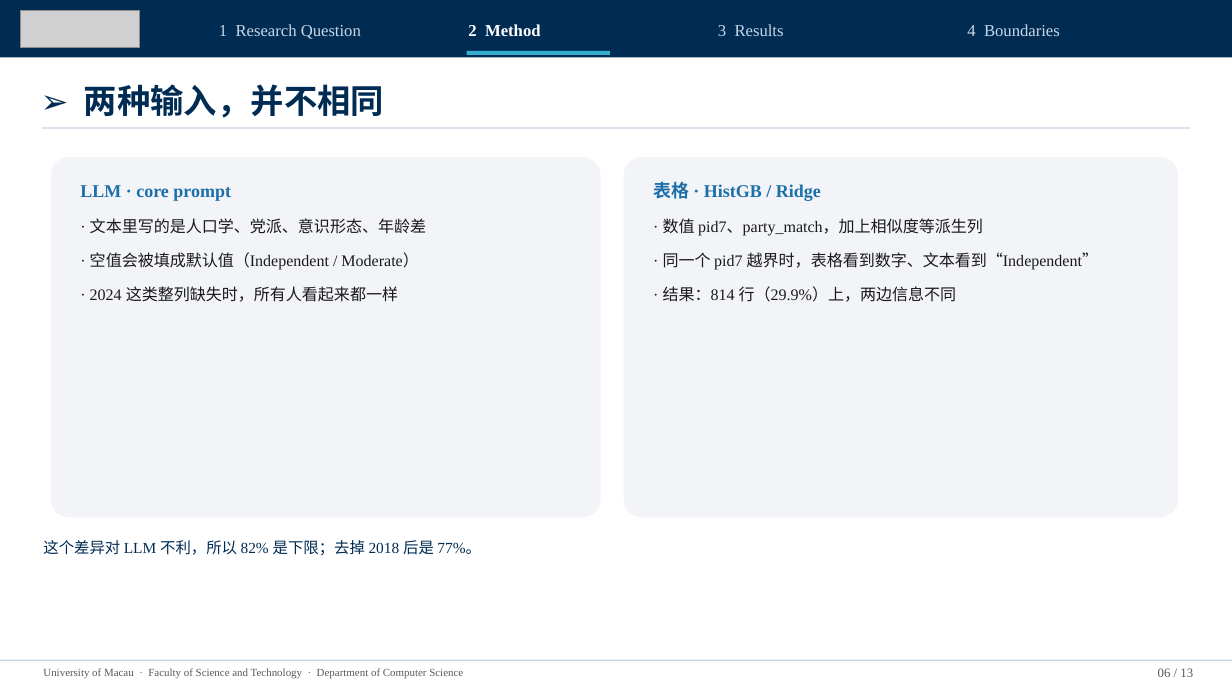
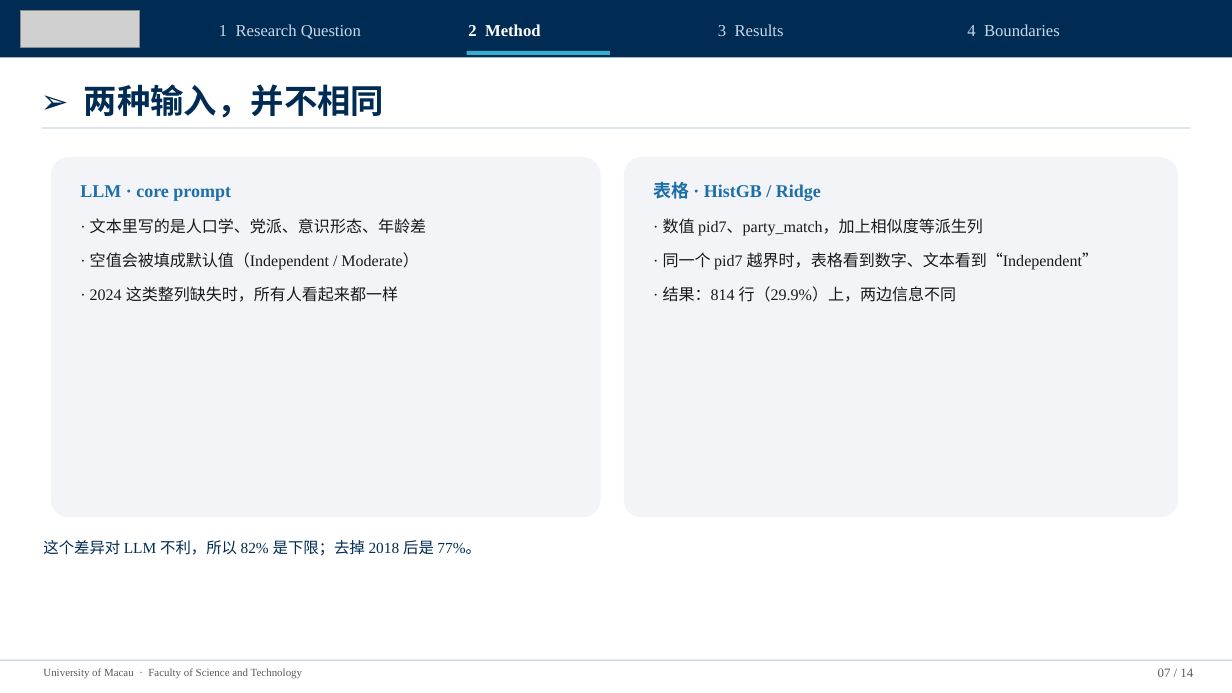
Before and after one commit to gyro-zpl/fas_pro, a slide deck: slide 7 of docs/04_论文稿件/导师阶段汇报_UMAC_2026-11-23.pptx (slide 6 before the commit). Drawn at 1232x693 pixels with LibreOffice and Linux fonts; fonts in the diff are those of the drawing; grey boxes stand for pictures. Boxes give left, top, right and bottom in pixels: in the first picture for what was removed or moved away, otherwise in the second. Text is boxed around its words. In the diff, an @@ line names an element or a change of style, - is before the commit and + after.

```diff
--- a/docs/04_论文稿件/导师阶段汇报_UMAC_2026-11-23.pptx
+++ b/docs/04_论文稿件/导师阶段汇报_UMAC_2026-11-23.pptx
@@ text at (x1=43, y1=668, x2=302, y2=679): text changed @@
-University of Macau · Faculty of Science and Technology · Department of Computer Science
+University of Macau · Faculty of Science and Technology
@@ text at (x1=1158, y1=668, x2=1193, y2=677): text changed @@
-06 / 13
+07 / 14
```
Also in this commit, not shown: 12 other slides changed, 1 slide added, 3 other files.
